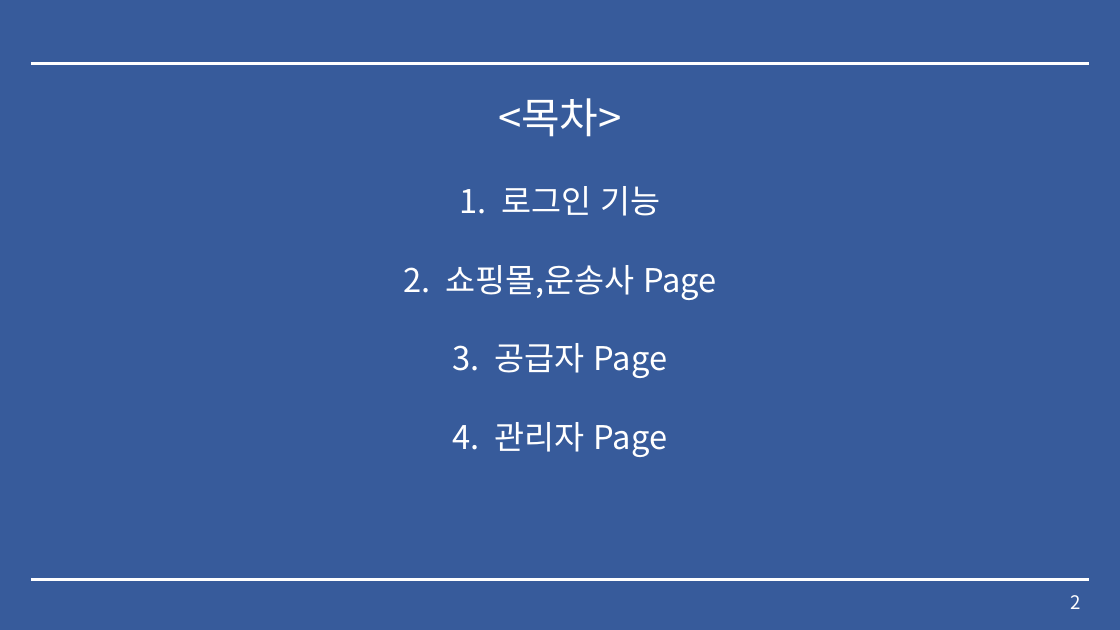
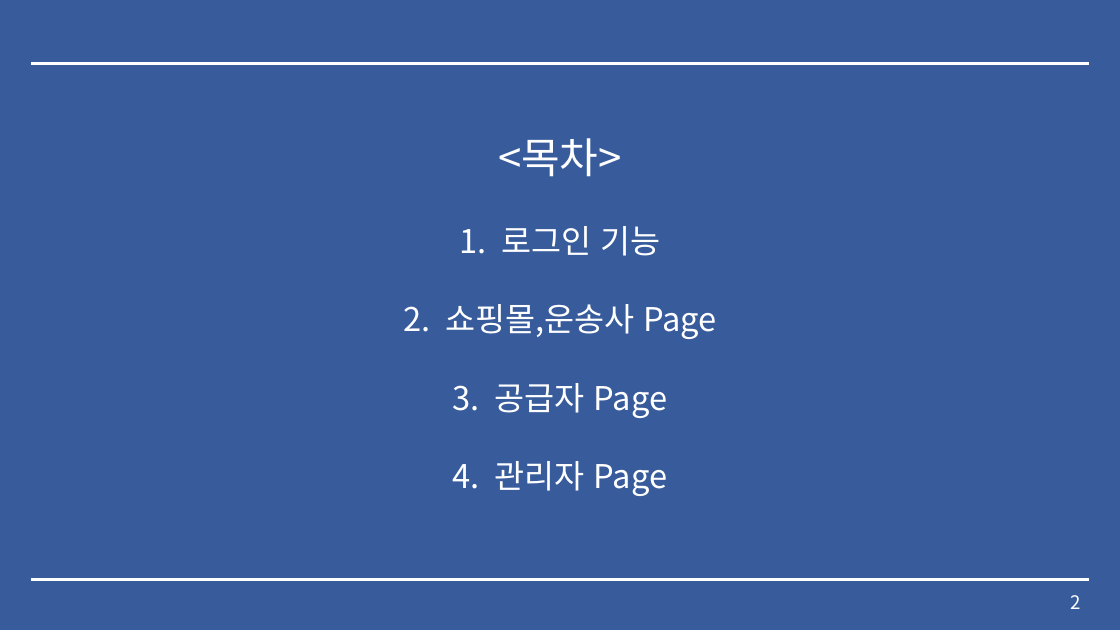
Before and after one commit to lx9203/fulfillmentBlue, a slide deck: slide 2 of Fulfillment 중간발표.pptx. Drawn at 1120x630 pixels with LibreOffice and Linux fonts; fonts in the diff are those of the drawing. Boxes give left, top, right and bottom in pixels: in the first picture for what was removed or moved away, otherwise in the second. Text is boxed around its words. In the diff, an @@ line names an element or a change of style, - is before the commit and + after.

```diff
--- a/Fulfillment 중간발표.pptx
+++ b/Fulfillment 중간발표.pptx
@@ text "<목차>": place and size @@
-text "<목차>" at [445, 98, 716, 457]
+text "<목차>" at [445, 138, 716, 496]
```
Also in this commit, not shown: 9 other slides changed, 4 other files.
